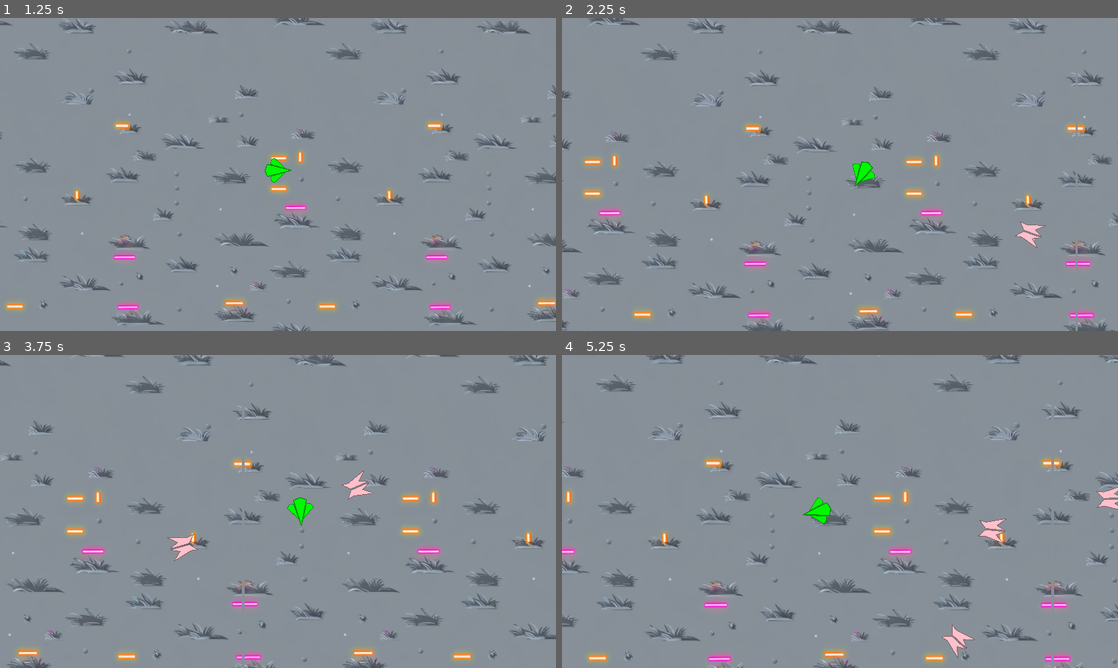
Above: before the commit, frames 1-4 (two rows, left to right).
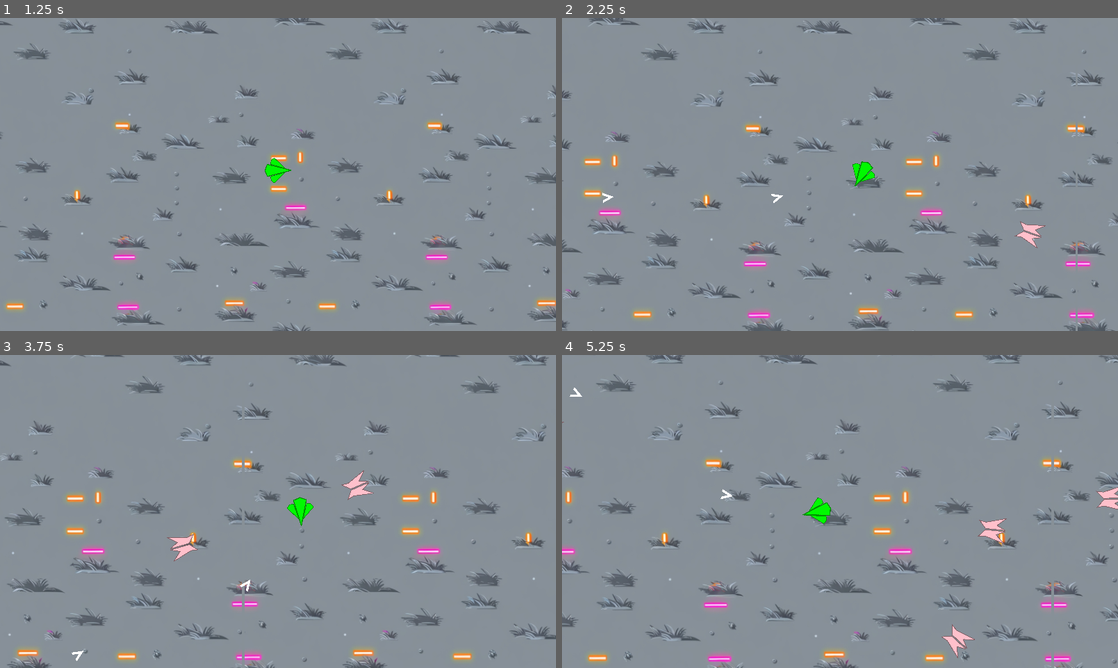
Above: after the commit, the same moments.

Repository: Pneumaturgy/PorNada
Game: Godot game, scene res://Scenes/Levels/MainMenu.tscn
Two runs of this game, one before a commit and one after it. Both use one fixed random seed, a clock stepped at 60 frames per second and the inputs below.
Inputs (mouse positions are in pixels of both pictures, inside the frame that each line leads up to):
- Up to frame 1 (1.25 s): click "Play" at 0.5 s
- Up to frame 2 (2.25 s): tap Enter at 1.25 s; move the mouse to (962, 158) at 1.27 s; press the mouse at (962, 158) at 1.28 s; hold D (move_right) 1.28-2 s; release the mouse at (962, 158) at 2 s; drag from (728, 190) to (1090, 233) at 2.02 s
- Up to frame 3 (3.75 s): move the mouse to (333, 442) at 2.77 s; hold D (move_right) 2.78-3.5 s; hold Shift 2.78-3.5 s; click (333, 442) at 2.92 s; drag from (250, 574) to (417, 483) at 3.52 s
- Up to frame 4 (5.25 s): move the mouse to (1006, 558) at 4.27 s; hold A (move_left) 4.28-5 s; tap Ctrl at 4.35 s; click (1006, 558) at 4.42 s; drag from (673, 464) to (906, 646) at 5.02 s

Frame 1 is identical in both runs. In frame 2, less than 0.1% of the frame differs, in the area x 7-40%, y 55-60%; in frame 3, less than 0.1%, in the area x 12-45%, y 71-98%; in frame 4, less than 0.1%.

Commit message:
fixed controls

Diff:
--- a/Scenes/Entities/Player.tscn
+++ b/Scenes/Entities/Player.tscn
@@ -1,8 +1,9 @@
-[gd_scene load_steps=7 format=3 uid="uid://dp3v34nxlp5eb"]
+[gd_scene load_steps=8 format=3 uid="uid://dp3v34nxlp5eb"]
 
 [ext_resource type="Script" path="res://Scripts/player.gd" id="1_0towx"]
 [ext_resource type="PackedScene" uid="uid://h15ss10g57uf" path="res://Scenes/Payloads/DefaultPayload.tscn" id="2_5ich6"]
 [ext_resource type="Script" path="res://Scripts/modulate_children.gd" id="3_8236i"]
+[ext_resource type="Texture2D" uid="uid://bi0nfwxtxmqmv" path="res://Assets/2D/Vectors/Arrow.svg" id="3_ffhe0"]
 [ext_resource type="PackedScene" uid="uid://dwxpty4m3mpmh" path="res://Scenes/MobileUIOverlay.tscn" id="3_qwxjb"]
 [ext_resource type="Texture2D" uid="uid://bcox5tg3oo4sg" path="res://Assets/2D/Sprites/Triangle.png" id="4_djjlr"]
 
@@ -45,6 +46,13 @@
 [node name="CollisionShape2D" type="CollisionShape2D" parent="."]
 shape = SubResource("CircleShape2D_mly5f")
 
+[node name="AimingDirection" type="Sprite2D" parent="."]
+visible = false
+position = Vector2(16, 0)
+rotation = 1.5708
+scale = Vector2(0.02, 0.02)
+texture = ExtResource("3_ffhe0")
+
 [node name="FireRateTimer" type="Timer" parent="."]
 wait_time = 0.3
 
--- a/Scripts/player.gd
+++ b/Scripts/player.gd
@@ -1,10 +1,9 @@
 extends Mech
 class_name Player
-
+@export var mobile_controls = true
 @export var joypad_dead_zone = 0.1
 @export var current_payload : PackedScene
 @export var fire_rate = 0.3
-@export var mobile_controls = true
 @onready var aiming_direction = $AimingDirection
 @onready var fire_rate_timer = $FireRateTimer
 
@@ -28,33 +27,35 @@
 #region Input Vectors
 
 func get_input():
-	if !$MobileUiOverlay.visible:
+	if !mobile_controls:
 		var input_direction = Input.get_vector("move_left", "move_right", "move_up", "move_down")
 		velocity = input_direction * get_property("speed")
 	else:
 		velocity = touch_move_vector * (speed_multiplier * get_property("speed"))
 
 func _on_mobile_ui_overlay_use_touch_move_vector(move_vector):
-	touch_move_vector = move_vector
+	if mobile_controls:
+		touch_move_vector = move_vector
 
 
 func _on_mobile_ui_overlay_use_touch_aim_vector(aim_vector):
-	touch_aim_vector = aim_vector
-	if $MobileUiOverlay.visible:
+	if mobile_controls:
+		touch_aim_vector = aim_vector
 		self.rotation = aim_vector.angle()
 
 
 func _on_mobile_ui_overlay_use_touch_move_multiplier(_speed_multiplier):
-	speed_multiplier = _speed_multiplier
+	if mobile_controls:
+		speed_multiplier = _speed_multiplier
 
 
 #endregion
 
 func _input(event):
-	if event is InputEventMouseMotion and !$MobileUiOverlay.visible:
+	if event is InputEventMouseMotion and !mobile_controls:
 		look_at(get_global_mouse_position())
 
-	if event is InputEventJoypadMotion and !$MobileUiOverlay.visible:
+	if event is InputEventJoypadMotion and !mobile_controls:
 		var input_aim_direction = Input.get_vector("aim_left", "aim_right", "aim_up", "aim_down")
 		if abs(input_aim_direction.x) >= joypad_dead_zone or abs(input_aim_direction.y) >= joypad_dead_zone:
 			self.rotation = input_aim_direction.angle()
--- a/project.godot
+++ b/project.godot
@@ -94,7 +94,7 @@
 }
 fire={
 "deadzone": 0.5,
-"events": [Object(InputEventMouseButton,"resource_local_to_s …(202 unchanged characters)… ctor2(0, 0),"factor":1.0,"button_index":2,"canceled":false,"pressed":false,"double_click":false,"script":null)
+"events": [Object(InputEventMouseButton,"resource_local_to_s …(202 unchanged characters)… ctor2(0, 0),"factor":1.0,"button_index":1,"canceled":false,"pressed":false,"double_click":false,"script":null)
 , Object(InputEventJoypadButton,"resource_local_to_scene":false,"resource_name":"","device":-1,"button_index":0,"pressure":0.0,"pressed":false,"script":null)
 , Object(InputEventJoypadMotion,"resource_local_to_scene":false,"resource_name":"","device":-1,"axis":5,"axis_value":1.0,"script":null)
 ]
Not shown: 1 places in Scenes/Entities/Player.tscn that only renumber resources
